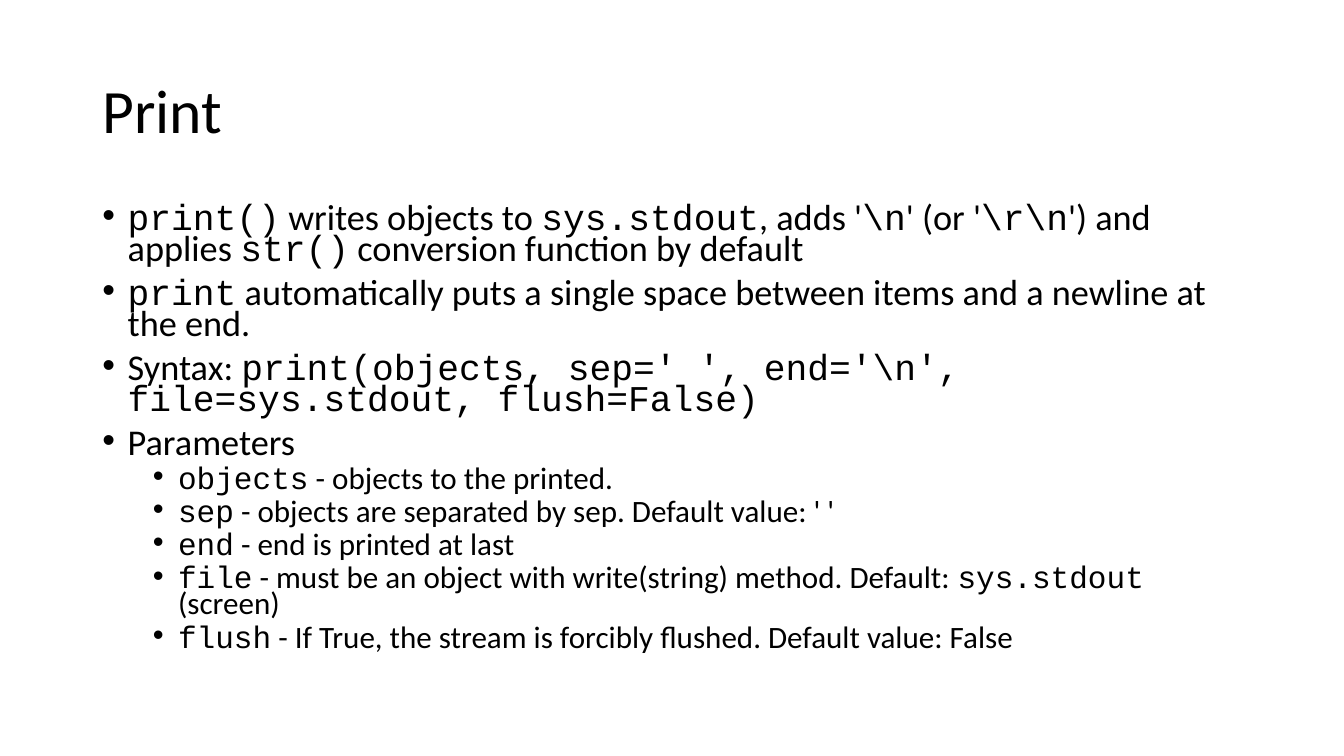
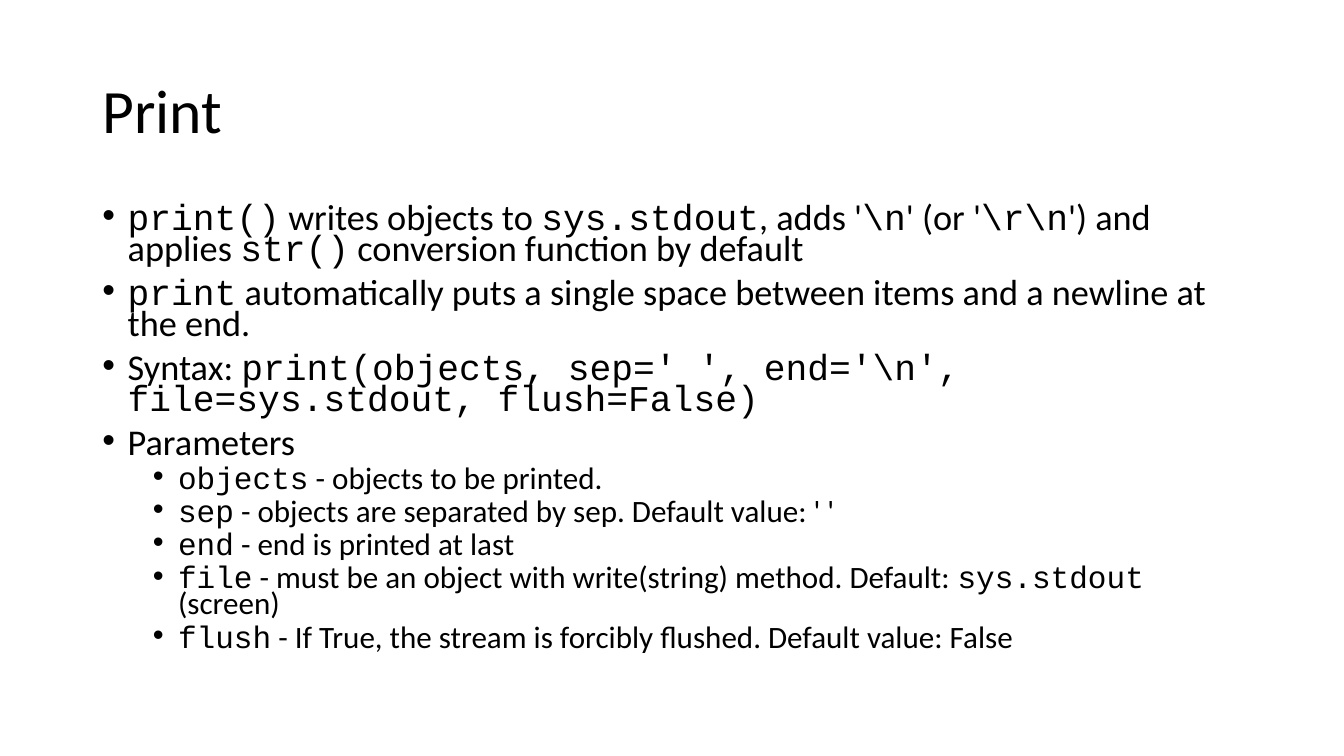
Before and after one commit to moravveji/python_intro_training, a slide deck: slide 8 of slides-pptx/09-Python_intro-io.pptx. Drawn at 1344x756 pixels with LibreOffice and Linux fonts; fonts in the diff are those of the drawing. Boxes give left, top, right and bottom in pixels: in the first picture for what was removed or moved away, otherwise in the second. Text is boxed around its words. In the diff, an @@ line names an element or a change of style, - is before the commit and + after.

```diff
--- a/slides-pptx/09-Python_intro-io.pptx
+++ b/slides-pptx/09-Python_intro-io.pptx
@@ text at (178,467,603,496): text changed @@
-  • objects - objects to the printed.
+  • objects - objects to be printed.
```
Also in this commit, not shown: 9 other slides changed, 3 other files.
